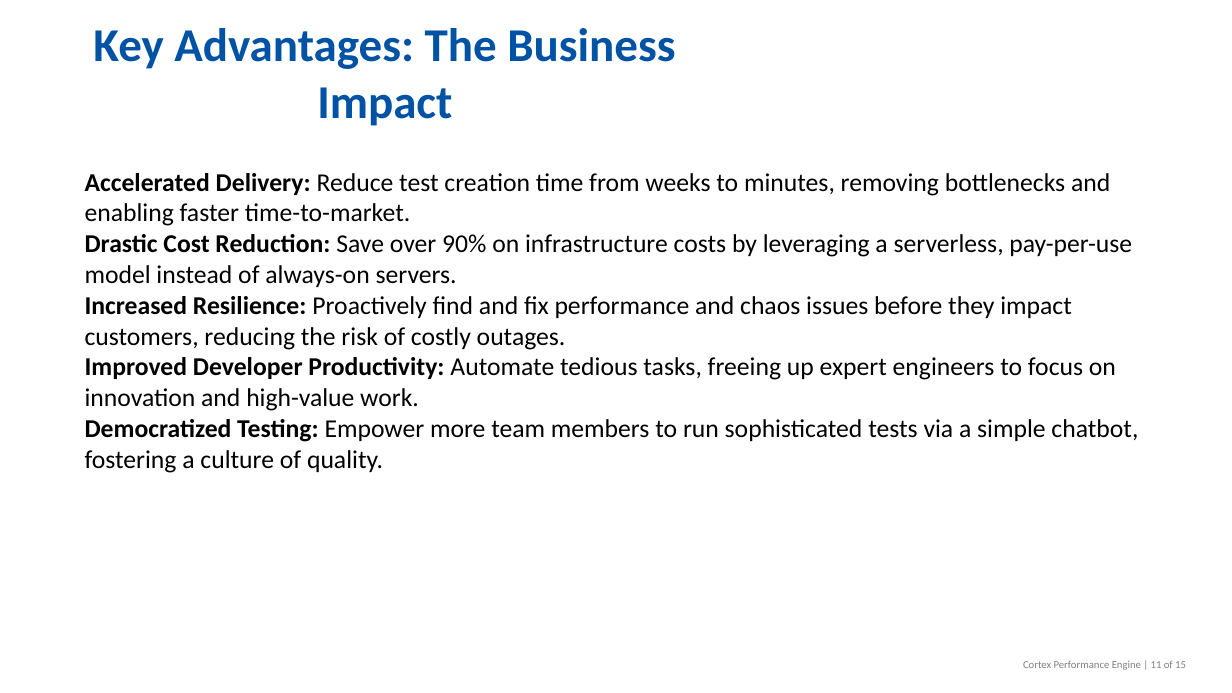
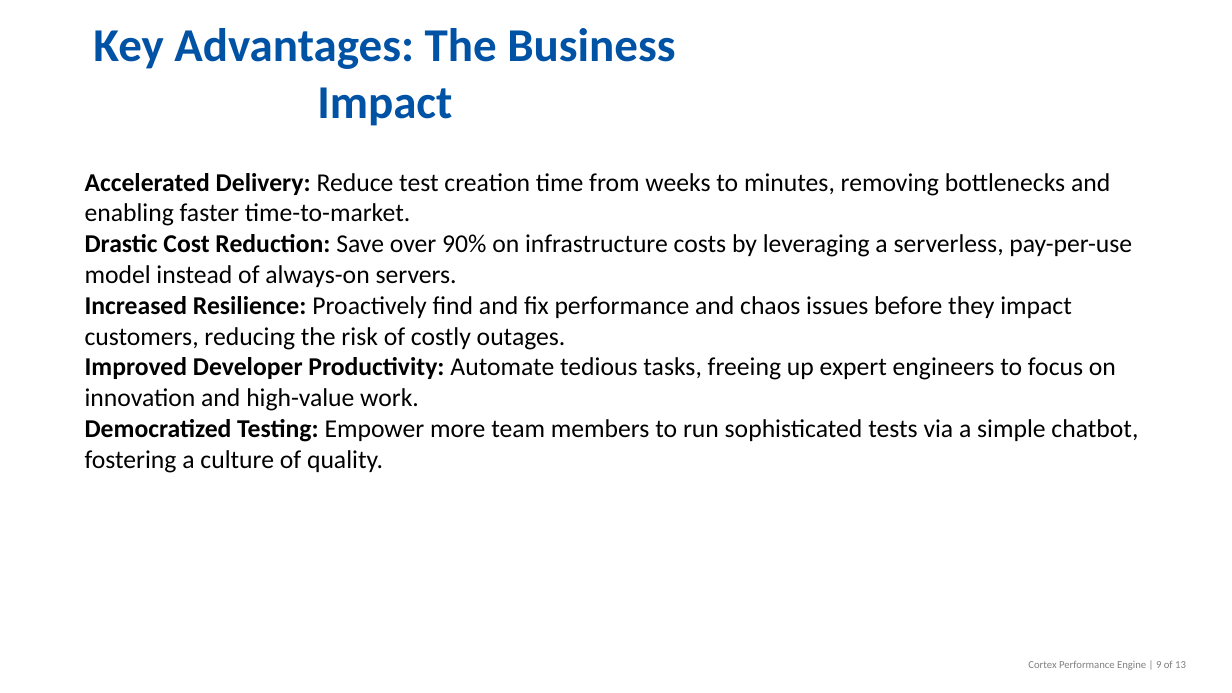
Before and after one commit to Shuvam-Das/Cortex-Performance-Engine, a slide deck: slide 9 of Cortex_Performance_Engine_Stakeholder_Presentation.pptx (slide 11 before the commit). Drawn at 1232x693 pixels with LibreOffice and Linux fonts; fonts in the diff are those of the drawing. Boxes give left, top, right and bottom in pixels: in the first picture for what was removed or moved away, otherwise in the second. Text is boxed around its words. In the diff, an @@ line names an element or a change of style, - is before the commit and + after.

```diff
--- a/Cortex_Performance_Engine_Stakeholder_Presentation.pptx
+++ b/Cortex_Performance_Engine_Stakeholder_Presentation.pptx
@@ text at box(1028, 661, 1186, 670): text changed @@
-Cortex Performance Engine | 11 of 15
+Cortex Performance Engine | 9 of 13
```
Also in this commit, not shown: 11 other slides changed, 2 slides removed, 1 other file.
